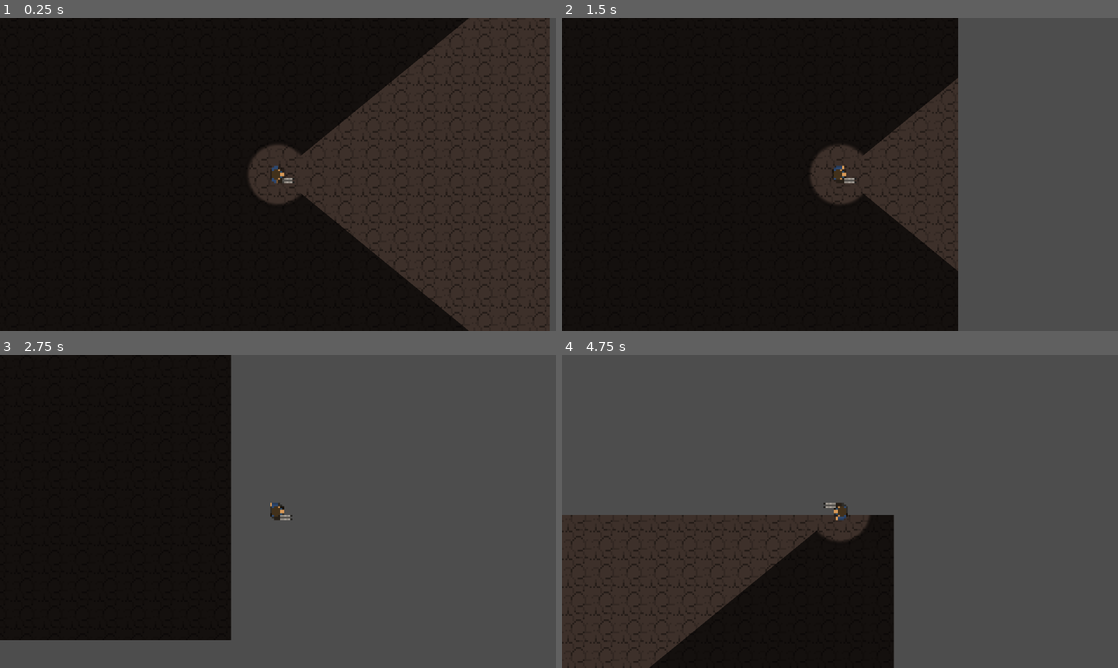
Above: before the commit, frames 1-4 (two rows, left to right).
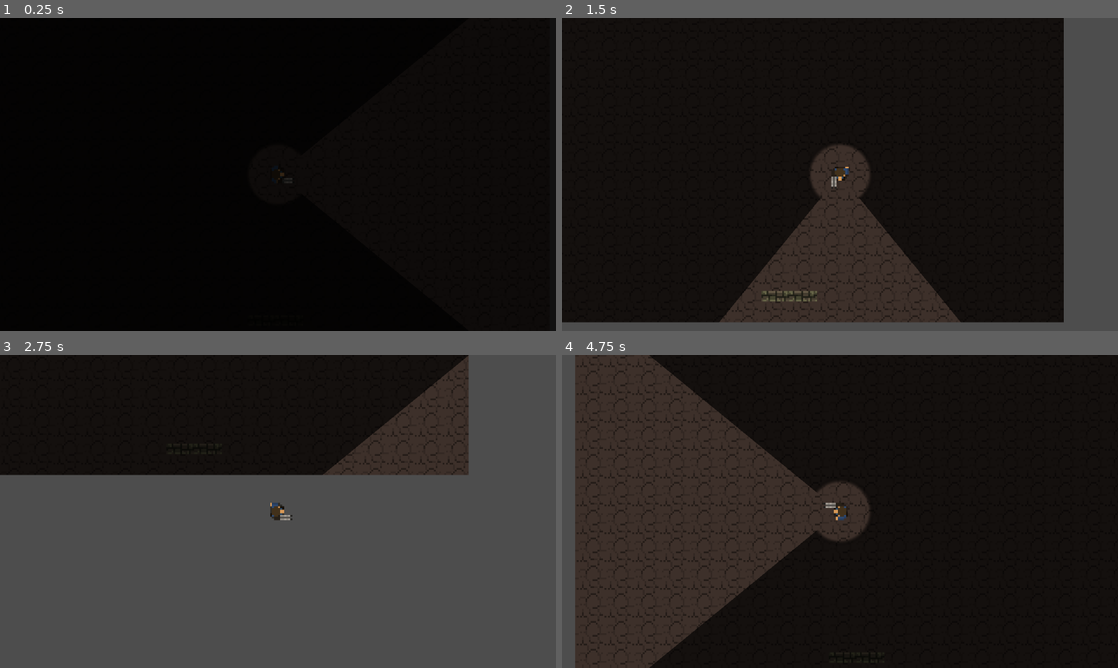
Above: after the commit, the same moments.

Repository: specialOne16/Unnamed-Brackeys-Game-Jam-2026.1
Game: Godot game, scene res://gameplay/gameplay.tscn
Two runs of this game, one before a commit and one after it. Both use one fixed random seed, a clock stepped at 60 frames per second and the inputs below.
Inputs (mouse positions are in pixels of both pictures, inside the frame that each line leads up to):
- Up to frame 1 (0.25 s): no input
- Up to frame 2 (1.5 s): move the mouse to (962, 158) at 0.52 s; hold D (right) 0.53-1.28 s; click (962, 158) at 0.6 s; tap Space (jump) at 0.77 s; move the mouse to (728, 190) at 1.27 s; hold S (down) from 1.28 s (still down); right-click (728, 190) at 1.35 s
- Up to frame 3 (2.75 s): tap Space (jump) at 1.52 s; move the mouse to (333, 442) at 2.02 s; release S (down) at 2.03 s; hold D (right) from 2.03 s (still down); click (333, 442) at 2.1 s
- Up to frame 4 (4.75 s): move the mouse to (812, 574) at 2.77 s; release D (right) at 2.78 s; hold W (up) 2.78-3.53 s; right-click (812, 574) at 2.85 s; tap Space (jump) at 3.02, 3.77, 4.52 s; move the mouse to (1006, 558) at 3.52 s; hold A (left) from 3.53 s (still down); click (1006, 558) at 3.6 s; move the mouse to (673, 464) at 4.27 s; right-click (673, 464) at 4.35 s

The runs differ from the first frame. In frame 1, 34% of the frame differs, in the area x 44-100%, y 0-100%; in frame 2, 36%; in frame 3, 38%; in frame 4, 72%, in the area x 0-100%, y 0-100%.

Commit message:
door sprite and transition animation

Diff:
--- a/entities/player/components/animation_manager.gd
+++ b/entities/player/components/animation_manager.gd
@@ -13,6 +13,7 @@
 
 func _ready() -> void:
 	radial_light.texture_scale = player.radial_vision_scale
+	light_occluder_2d.scale.y = player.cone_vision_scale
 
 func _process(delta: float) -> void:
 	if animation_override == null:
--- a/entities/player/player.tscn
+++ b/entities/player/player.tscn
@@ -46,7 +46,8 @@
 rotation = 1.5708
 scale = Vector2(1, 1.17169)
 sprite_frames = ExtResource("1_bls4j")
-animation = &"attack_release"
+animation = &"idle"
+autoplay = "idle"
 
 [node name="Camera2D" type="Camera2D" parent="."]
 position = Vector2(0.55336857, 6.771088e-05)
--- /dev/null
+++ b/gameplay/assets/door_sprite.tscn
@@ -0,0 +1,165 @@
+[gd_scene load_steps=23 format=3 uid="uid://cvix6p57sjjo8"]
+
+[ext_resource type="Texture2D" uid="uid://ci37fccocllpw" path="res://gameplay/assets/Doors16.png" id="1_e1k67"]
+[ext_resource type="Texture2D" uid="uid://bngpxvswks4eq" path="res://gameplay/assets/Doors32.png" id="2_g7xf6"]
+
+[sub_resource type="AtlasTexture" id="AtlasTexture_iy5ry"]
+atlas = ExtResource("1_e1k67")
+region = Rect2(0, 0, 16, 16)
+
+[sub_resource type="AtlasTexture" id="AtlasTexture_e1k67"]
+atlas = ExtResource("2_g7xf6")
+region = Rect2(0, 0, 32, 16)
+
+[sub_resource type="AtlasTexture" id="AtlasTexture_umxkk"]
+atlas = ExtResource("1_e1k67")
+region = Rect2(0, 0, 16, 16)
+
+[sub_resource type="AtlasTexture" id="AtlasTexture_6kt1s"]
+atlas = ExtResource("1_e1k67")
+region = Rect2(16, 0, 16, 16)
+
+[sub_resource type="AtlasTexture" id="AtlasTexture_la3b0"]
+atlas = ExtResource("1_e1k67")
+region = Rect2(32, 0, 16, 16)
+
+[sub_resource type="AtlasTexture" id="AtlasTexture_wavlr"]
+atlas = ExtResource("1_e1k67")
+region = Rect2(48, 0, 16, 16)
+
+[sub_resource type="AtlasTexture" id="AtlasTexture_f8smx"]
+atlas = ExtResource("1_e1k67")
+region = Rect2(64, 0, 16, 16)
+
+[sub_resource type="AtlasTexture" id="AtlasTexture_mmih4"]
+atlas = ExtResource("1_e1k67")
+region = Rect2(80, 0, 16, 16)
+
+[sub_resource type="AtlasTexture" id="AtlasTexture_jgr86"]
+atlas = ExtResource("1_e1k67")
+region = Rect2(96, 0, 16, 16)
+
+[sub_resource type="AtlasTexture" id="AtlasTexture_n3byk"]
+atlas = ExtResource("1_e1k67")
+region = Rect2(112, 0, 16, 16)
+
+[sub_resource type="AtlasTexture" id="AtlasTexture_g7xf6"]
+atlas = ExtResource("2_g7xf6")
+region = Rect2(0, 0, 32, 16)
+
+[sub_resource type="AtlasTexture" id="AtlasTexture_3nb4u"]
+atlas = ExtResource("2_g7xf6")
+region = Rect2(32, 0, 32, 16)
+
+[sub_resource type="AtlasTexture" id="AtlasTexture_lcx30"]
+atlas = ExtResource("2_g7xf6")
+region = Rect2(64, 0, 32, 16)
+
+[sub_resource type="AtlasTexture" id="AtlasTexture_p7ncm"]
+atlas = ExtResource("2_g7xf6")
+region = Rect2(96, 0, 32, 16)
+
+[sub_resource type="AtlasTexture" id="AtlasTexture_j4610"]
+atlas = ExtResource("2_g7xf6")
+region = Rect2(128, 0, 32, 16)
+
+[sub_resource type="AtlasTexture" id="AtlasTexture_21gb4"]
+atlas = ExtResource("2_g7xf6")
+region = Rect2(160, 0, 32, 16)
+
+[sub_resource type="AtlasTexture" id="AtlasTexture_qxgy6"]
+atlas = ExtResource("2_g7xf6")
+region = Rect2(192, 0, 32, 16)
+
+[sub_resource type="AtlasTexture" id="AtlasTexture_7ulrc"]
+atlas = ExtResource("2_g7xf6")
+region = Rect2(224, 0, 32, 16)
+
+[sub_resource type="AtlasTexture" id="AtlasTexture_aly2d"]
+atlas = ExtResource("2_g7xf6")
+region = Rect2(256, 0, 32, 16)
+
+[sub_resource type="SpriteFrames" id="SpriteFrames_6od7o"]
+animations = [{
+"frames": [{
+"duration": 1.0,
+"texture": SubResource("AtlasTexture_iy5ry")
+}],
+"loop": true,
+"name": &"closed_16",
+"speed": 5.0
+}, {
+"frames": [{
+"duration": 1.0,
+"texture": SubResource("AtlasTexture_e1k67")
+}],
+"loop": true,
+"name": &"closed_32",
+"speed": 5.0
+}, {
+"frames": [{
+"duration": 1.0,
+"texture": SubResource("AtlasTexture_umxkk")
+}, {
+"duration": 1.0,
+"texture": SubResource("AtlasTexture_6kt1s")
+}, {
+"duration": 1.0,
+"texture": SubResource("AtlasTexture_la3b0")
+}, {
+"duration": 1.0,
+"texture": SubResource("AtlasTexture_wavlr")
+}, {
+"duration": 1.0,
+"texture": SubResource("AtlasTexture_f8smx")
+}, {
+"duration": 1.0,
+"texture": SubResource("AtlasTexture_mmih4")
+}, {
+"duration": 1.0,
+"texture": SubResource("AtlasTexture_jgr86")
+}, {
+"duration": 1.0,
+"texture": SubResource("AtlasTexture_n3byk")
+}],
+"loop": false,
+"name": &"opening_16",
+"speed": 8.0
+}, {
+"frames": [{
+"duration": 1.0,
+"texture": SubResource("AtlasTexture_g7xf6")
+}, {
+"duration": 1.0,
+"texture": SubResource("AtlasTexture_3nb4u")
+}, {
+"duration": 1.0,
+"texture": SubResource("AtlasTexture_lcx30")
+}, {
+"duration": 1.0,
+"texture": SubResource("AtlasTexture_p7ncm")
+}, {
+"duration": 1.0,
+"texture": SubResource("AtlasTexture_j4610")
+}, {
+"duration": 1.0,
+"texture": SubResource("AtlasTexture_21gb4")
+}, {
+"duration": 1.0,
+"texture": SubResource("AtlasTexture_qxgy6")
+}, {
+"duration": 1.0,
+"texture": SubResource("AtlasTexture_7ulrc")
+}, {
+"duration": 1.0,
+"texture": SubResource("AtlasTexture_aly2d")
+}],
+"loop": false,
+"name": &"opening_32",
+"speed": 8.0
+}]
+
+[node name="DoorSprite" type="AnimatedSprite2D"]
+process_mode = 3
+sprite_frames = SubResource("SpriteFrames_6od7o")
+animation = &"closed_32"
--- a/gameplay/components/door.gd
+++ b/gameplay/components/door.gd
@@ -1,8 +1,16 @@
 extends Area2D
 class_name Door
 
+const DOOR_SPRITE = preload("uid://cvix6p57sjjo8")
+
+signal change_scene(target: String, current: String)
+
 @export var current_scene_name: String
 @export var target_scene_path: String
+@export var asset_size: int = 16
+@export var is_horizontal: bool = true
+
+var sprite: AnimatedSprite2D
 
 func _ready() -> void:
 	collision_layer = 0
@@ -10,6 +18,16 @@
 
 	body_entered.connect(_on_body_entered)
 
+	sprite = DOOR_SPRITE.instantiate()
+	sprite.animation = "closed_%d" % asset_size
+	add_child(sprite)
+
+	if not is_horizontal:
+		sprite.rotation = PI / 2
+
 func _on_body_entered(body: Node2D) -> void:
 	if body is TD2Player:
-		LevelLoader.change_scene(target_scene_path, current_scene_name)
+		if sprite.animation == "closed_%d" % asset_size:
+			sprite.play("opening_%d" % asset_size)
+
+		change_scene.emit(target_scene_path, current_scene_name)
--- /dev/null
+++ b/gameplay/components/in_game_ui.gd
@@ -0,0 +1,23 @@
+extends CanvasLayer
+class_name InGameUi
+
+@onready var transition_animation_player: AnimationPlayer = $TransitionAnimationPlayer
+
+func scene_transition_in():
+	get_tree().paused = true
+
+	visible = true
+	transition_animation_player.play("fade_in")
+	await transition_animation_player.animation_finished
+	visible = false
+
+	get_tree().paused = false
+
+func scene_transition_out():
+	get_tree().paused = true
+
+	visible = true
+	transition_animation_player.play("fade_out")
+	await transition_animation_player.animation_finished
+
+	get_tree().paused = false
--- /dev/null
+++ b/gameplay/components/in_game_ui.tscn
@@ -0,0 +1,73 @@
+[gd_scene load_steps=6 format=3 uid="uid://ccgswg3ymqkwg"]
+
+[ext_resource type="Script" uid="uid://c4ubct4l1kiw0" path="res://gameplay/components/in_game_ui.gd" id="1_bgyea"]
+
+[sub_resource type="Animation" id="Animation_bgyea"]
+resource_name = "fade_in"
+tracks/0/type = "value"
+tracks/0/imported = false
+tracks/0/enabled = true
+tracks/0/path = NodePath(".:color")
+tracks/0/interp = 1
+tracks/0/loop_wrap = true
+tracks/0/keys = {
+"times": PackedFloat32Array(0, 1),
+"transitions": PackedFloat32Array(1, 1),
+"update": 0,
+"values": [Color(0, 0, 0, 1), Color(0, 0, 0, 0)]
+}
+
+[sub_resource type="Animation" id="Animation_r5dlg"]
+length = 0.001
+tracks/0/type = "value"
+tracks/0/imported = false
+tracks/0/enabled = true
+tracks/0/path = NodePath(".:color")
+tracks/0/interp = 1
+tracks/0/loop_wrap = true
+tracks/0/keys = {
+"times": PackedFloat32Array(0),
+"transitions": PackedFloat32Array(1),
+"update": 0,
+"values": [Color(0, 0, 0, 1)]
+}
+
+[sub_resource type="Animation" id="Animation_e3yd8"]
+resource_name = "fade_out"
+tracks/0/type = "value"
+tracks/0/imported = false
+tracks/0/enabled = true
+tracks/0/path = NodePath(".:color")
+tracks/0/interp = 1
+tracks/0/loop_wrap = true
+tracks/0/keys = {
+"times": PackedFloat32Array(0, 1),
+"transitions": PackedFloat32Array(1, 1),
+"update": 0,
+"values": [Color(0, 0, 0, 0), Color(0, 0, 0, 1)]
+}
+
+[sub_resource type="AnimationLibrary" id="AnimationLibrary_e3yd8"]
+_data = {
+&"RESET": SubResource("Animation_r5dlg"),
+&"fade_in": SubResource("Animation_bgyea"),
+&"fade_out": SubResource("Animation_e3yd8")
+}
+
+[node name="InGameUi" type="CanvasLayer"]
+process_mode = 3
+script = ExtResource("1_bgyea")
+
+[node name="TransitionOverlay" type="ColorRect" parent="."]
+anchors_preset = 15
+anchor_right = 1.0
+anchor_bottom = 1.0
+grow_horizontal = 2
+grow_vertical = 2
+color = Color(0, 0, 0, 1)
+
+[node name="TransitionAnimationPlayer" type="AnimationPlayer" parent="."]
+root_node = NodePath("../TransitionOverlay")
+libraries = {
+&"": SubResource("AnimationLibrary_e3yd8")
+}
--- a/gameplay/gameplay.tscn
+++ b/gameplay/gameplay.tscn
@@ -1,8 +1,11 @@
-[gd_scene load_steps=4 format=4 uid="uid://5wr35unbj208"]
+[gd_scene load_steps=6 format=4 uid="uid://5wr35unbj208"]
 
 [ext_resource type="Script" uid="uid://dkd48qelx0wh5" path="res://gameplay/level.gd" id="1_ktb3l"]
 [ext_resource type="TileSet" uid="uid://cpl1ssg6qxube" path="res://gameplay/assets/Tileset.tres" id="2_41n4r"]
 [ext_resource type="Script" uid="uid://b8lq8hy8jihqf" path="res://gameplay/components/spawn_point.gd" id="3_ueusv"]
+[ext_resource type="Script" uid="uid://d33ikxrahs0fk" path="res://gameplay/components/door.gd" id="4_ktb3l"]
+
+[sub_resource type="CircleShape2D" id="CircleShape2D_gvicd"]
 
 [node name="Gameplay" type="Node2D"]
 script = ExtResource("1_ktb3l")
@@ -15,3 +18,13 @@
 position = Vector2(163, 93)
 script = ExtResource("3_ueusv")
 metadata/_custom_type_script = "uid://b8lq8hy8jihqf"
+
+[node name="Door" type="Area2D" parent="."]
+position = Vector2(162, 177)
+script = ExtResource("4_ktb3l")
+target_scene_path = "res://gameplay/gameplay.tscn"
+asset_size = 32
+metadata/_custom_type_script = "uid://d33ikxrahs0fk"
+
+[node name="CollisionShape2D" type="CollisionShape2D" parent="Door"]
+shape = SubResource("CircleShape2D_gvicd")
--- a/gameplay/level.gd
+++ b/gameplay/level.gd
@@ -1,25 +1,40 @@
 extends Node2D
 
 const PLAYER = preload("uid://iggh13u56wx8")
+const IN_GAME_UI = preload("uid://ccgswg3ymqkwg")
 const DARK_OVERLAY = preload("uid://c3gq6kvbs1q0c")
+
+var _player: TD2Player
+var _in_game_ui: InGameUi
 
 func _ready() -> void:
 	var spawn_point: SpawnPoint = null
 
 	for node in get_children():
-		if not node is SpawnPoint: continue
+		if node is SpawnPoint:
+			if spawn_point == null:
+				if node.previous_scene_name == "":
+					spawn_point = node
 
-		if spawn_point == null:
-			if node.previous_scene_name == "":
+			if node.previous_scene_name == LevelLoader.source:
 				spawn_point = node
 
-		if node.previous_scene_name == LevelLoader.source:
-			spawn_point = node
+		if node is Door:
+			node.change_scene.connect(_change_scene)
 
 	if spawn_point:
-		var player = PLAYER.instantiate()
-		player.position = spawn_point.position
-		player.rotation = spawn_point.spawn_direction.angle()
-		add_child(player)
+		_player = PLAYER.instantiate()
+		_player.position = spawn_point.position
+		_player.rotation = spawn_point.spawn_direction.angle()
+		add_child(_player)
+
+	_in_game_ui = IN_GAME_UI.instantiate()
+	add_child(_in_game_ui)
 
 	add_child(DARK_OVERLAY.instantiate())
+
+	_in_game_ui.scene_transition_in()
+
+func _change_scene(target_scene_path: String, current_scene_name: String):
+	await _in_game_ui.scene_transition_out()
+	LevelLoader.change_scene(target_scene_path, current_scene_name)
Binary file added: gameplay/assets/Doors16.png
Not shown, added: gameplay/assets/Doors16.png.import
Binary file added: gameplay/assets/Doors32.png
Not shown, added: gameplay/assets/Doors32.png.import
Not shown, added: gameplay/components/in_game_ui.gd.uid
